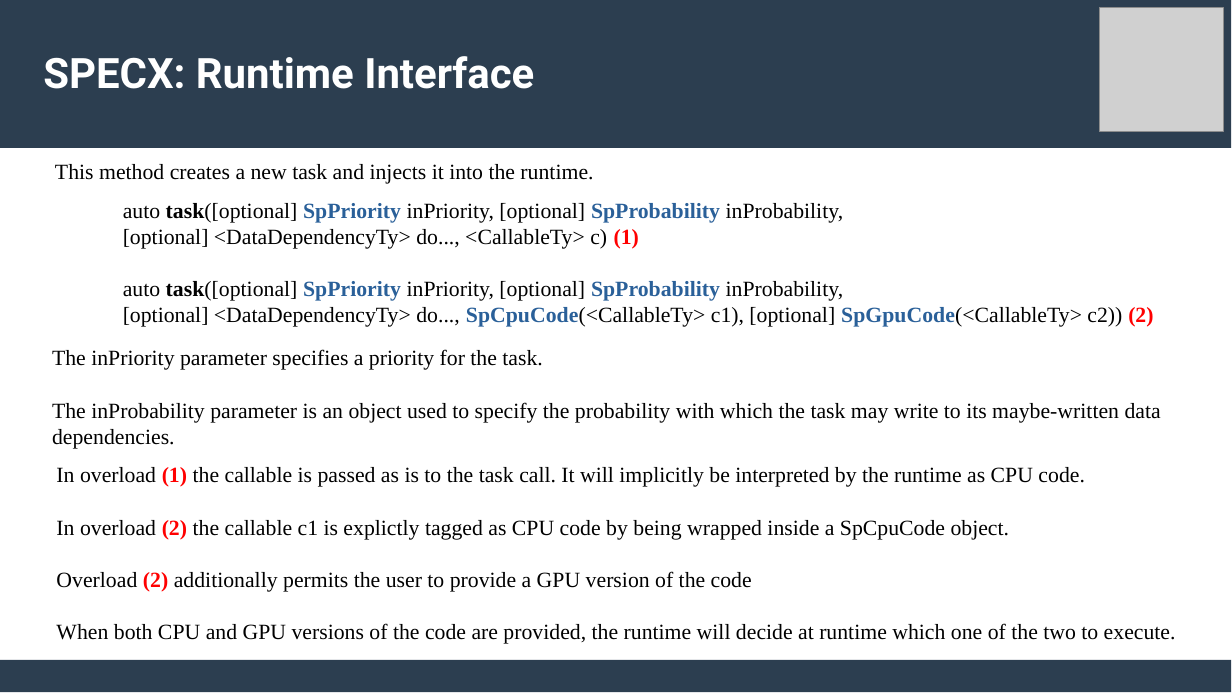
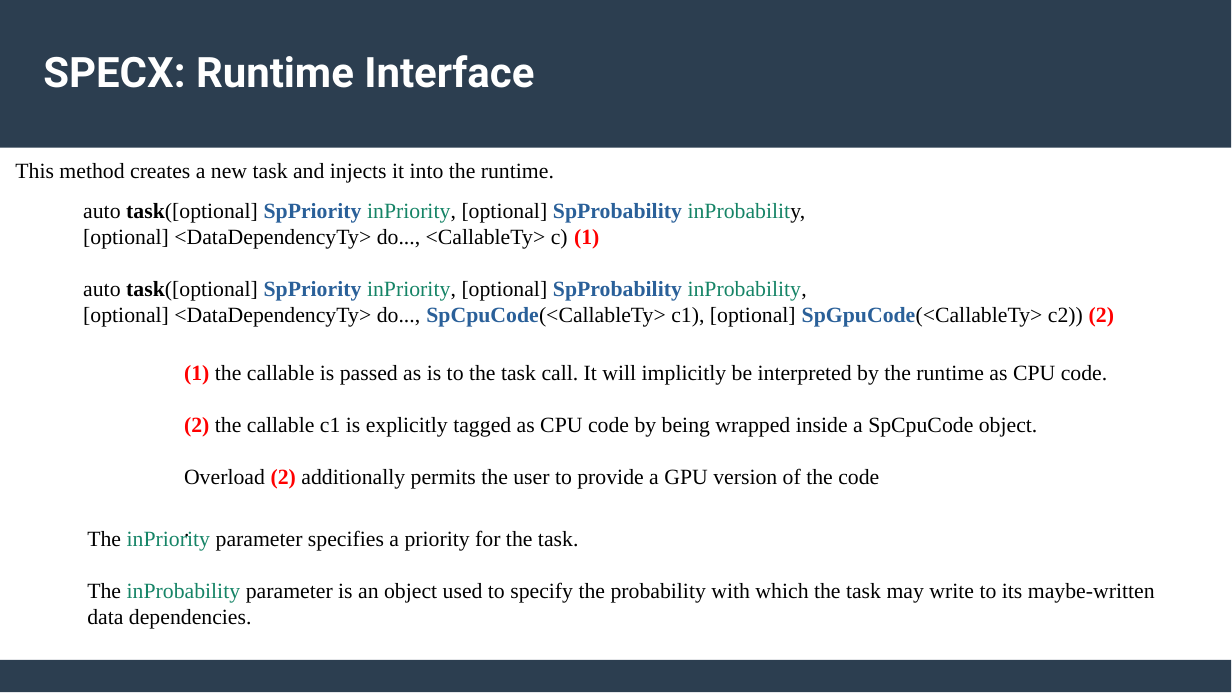
Before and after one commit to lemoinep/ParallelProgramming, a slide deck: slide 7 of MySlides/Session6_ParallelProgramming_Specx.pptx. Drawn at 1232x693 pixels with LibreOffice and Linux fonts; fonts in the diff are those of the drawing; grey boxes stand for pictures. Boxes give left, top, right and bottom in pixels: in the first picture for what was removed or moved away, otherwise in the second. Text is boxed around its words. In the diff, an @@ line names an element or a change of style, - is before the commit and + after.

```diff
--- a/MySlides/Session6_ParallelProgramming_Specx.pptx
+++ b/MySlides/Session6_ParallelProgramming_Specx.pptx
@@ picture removed at [1100, 8, 1224, 132] @@
@@ text "This method creates a new ...": place and size @@
-text "This method creates a new ..." at [55, 164, 593, 184]
+text "This method creates a new ..." at [15, 163, 554, 183]
@@ text "auto task([optional] SpPriority inPriority, [optional] ...": place and size @@
-text "auto task([optional] SpPriority inPriority, [optional] ..." at [123, 203, 1153, 327]
+text "auto task([optional] SpPriority inPriority, [optional] ..." at [83, 203, 1114, 327]
@@ text at [83, 203, 807, 301]: text colour #000000 to #158466 in "inPriority, inProbability,", "inPriority, inProbability," @@
@@ text "(1) the callable is passed ...": place and size @@
-text "(1) the callable is passed ..." at [56, 467, 1176, 644]
+text "(1) the callable is passed ..." at [184, 365, 1107, 489]
@@ text at [184, 365, 1107, 437]: text changed @@
-In overload (1) the callable is passed as is to the task call. It will implicitly be interpreted by the runtime as CPU code.
-In overload (2) the callable c1 is explictly tagged as CPU code by being wrapped inside a SpCpuCode object.
+(1) the callable is passed as is to the task call. It will implicitly be interpreted by the runtime as CPU code.
+(2) the callable c1 is explicitly tagged as CPU code by being wrapped inside a SpCpuCode object.
@@ text "The inPriority parameter specifies a ...": place and size @@
-text "The inPriority parameter specifies a ..." at [52, 349, 1161, 449]
+text "The inPriority parameter specifies a ..." at [87, 530, 1155, 629]
@@ text "The inPriority parameter specifies a ..." at [87, 530, 1155, 629]: text colour #000000 to #158466 in "inPriority", "inProbability" @@
@@ text at [56, 623, 1176, 644]: text changed @@
-When both CPU and GPU versions of the code are provided, the runtime will decide at runtime which one of the two to execute.
+.
```
Also in this commit, not shown: 11 other slides changed, 1 other file.
